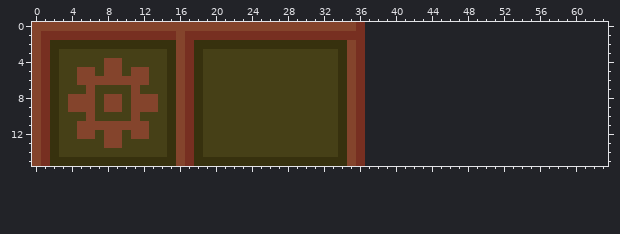
Two versions of one pixel-art file, client/Assets/Art/Game/Field/Game_Field_Counter.aseprite. The picture above is the old version.
37x16 pixels, 1 frame. The old version is drawn lined up with the new one, on the new canvas.
New version:
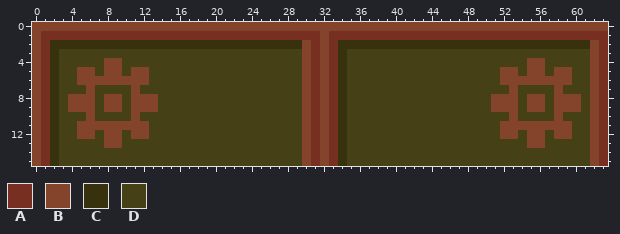
Palette (. is transparent): A #772f21  B #84442c  C #37310e  D #464017
What changed:
canvas 37x16 -> 64x16
@@ x 0..63 @@
- 0 BBBBBBBBBBBBBBBBBBBBBBBBBBBBBBBBBBBBA...........................
- 1 BAAAAAAAAAAAAAAABAAAAAAAAAAAAAAAAAAAA...........................
- 2 BACCCCCCCCCCCCCCBACCCCCCCCCCCCCCCCCBA...........................
- 3 BACDDDDDDDDDDDDCBACDDDDDDDDDDDDDDDCBA...........................
- 4 BACDDDDDBBDDDDDCBACDDDDDDDDDDDDDDDCBA...........................
- 5 BACDDBBDBBDBBDDCBACDDDDDDDDDDDDDDDCBA...........................
- 6 BACDDBBBBBBBBDDCBACDDDDDDDDDDDDDDDCBA...........................
- 7 BACDDDBDDDDBDDDCBACDDDDDDDDDDDDDDDCBA...........................
- 8 BACDBBBDBBDBBBDCBACDDDDDDDDDDDDDDDCBA...........................
- 9 BACDBBBDBBDBBBDCBACDDDDDDDDDDDDDDDCBA...........................
-10 BACDDDBDDDDBDDDCBACDDDDDDDDDDDDDDDCBA...........................
-11 BACDDBBBBBBBBDDCBACDDDDDDDDDDDDDDDCBA...........................
-12 BACDDBBDBBDBBDDCBACDDDDDDDDDDDDDDDCBA...........................
-13 BACDDDDDBBDDDDDCBACDDDDDDDDDDDDDDDCBA...........................
-14 BACDDDDDDDDDDDDCBACDDDDDDDDDDDDDDDCBA...........................
-15 BACCCCCCCCCCCCCCBACCCCCCCCCCCCCCCCCBA...........................
+ 0 BBBBBBBBBBBBBBBBBBBBBBBBBBBBBBBBBBBBBBBBBBBBBBBBBBBBBBBBBBBBBBBB
+ 1 BAAAAAAAAAAAAAAAAAAAAAAAAAAAAAAABAAAAAAAAAAAAAAAAAAAAAAAAAAAAAAA
+ 2 BACCCCCCCCCCCCCCCCCCCCCCCCCCCCBABACCCCCCCCCCCCCCCCCCCCCCCCCCCCBA
+ 3 BACDDDDDDDDDDDDDDDDDDDDDDDDDDDBABACDDDDDDDDDDDDDDDDDDDDDDDDDDDBA
+ 4 BACDDDDDBBDDDDDDDDDDDDDDDDDDDDBABACDDDDDDDDDDDDDDDDDDDDBBDDDDDBA
+ 5 BACDDBBDBBDBBDDDDDDDDDDDDDDDDDBABACDDDDDDDDDDDDDDDDDBBDBBDBBDDBA
+ 6 BACDDBBBBBBBBDDDDDDDDDDDDDDDDDBABACDDDDDDDDDDDDDDDDDBBBBBBBBDDBA
+ 7 BACDDDBDDDDBDDDDDDDDDDDDDDDDDDBABACDDDDDDDDDDDDDDDDDDBDDDDBDDDBA
+ 8 BACDBBBDBBDBBBDDDDDDDDDDDDDDDDBABACDDDDDDDDDDDDDDDDBBBDBBDBBBDBA
+ 9 BACDBBBDBBDBBBDDDDDDDDDDDDDDDDBABACDDDDDDDDDDDDDDDDBBBDBBDBBBDBA
+10 BACDDDBDDDDBDDDDDDDDDDDDDDDDDDBABACDDDDDDDDDDDDDDDDDDBDDDDBDDDBA
+11 BACDDBBBBBBBBDDDDDDDDDDDDDDDDDBABACDDDDDDDDDDDDDDDDDBBBBBBBBDDBA
+12 BACDDBBDBBDBBDDDDDDDDDDDDDDDDDBABACDDDDDDDDDDDDDDDDDBBDBBDBBDDBA
+13 BACDDDDDBBDDDDDDDDDDDDDDDDDDDDBABACDDDDDDDDDDDDDDDDDDDDBBDDDDDBA
+14 BACDDDDDDDDDDDDDDDDDDDDDDDDDDDBABACDDDDDDDDDDDDDDDDDDDDDDDDDDDBA
+15 BACDDDDDDDDDDDDDDDDDDDDDDDDDDDBABACDDDDDDDDDDDDDDDDDDDDDDDDDDDBA
